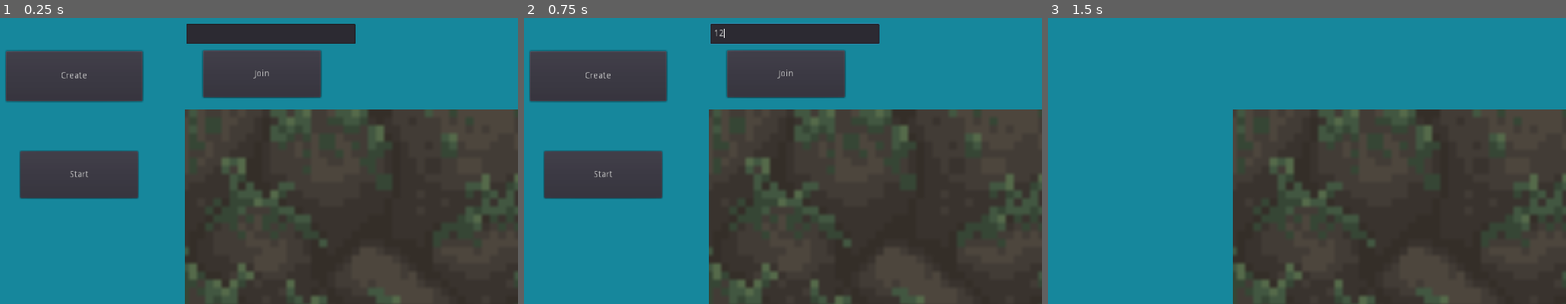
Above: before the commit, frames 1-3 (left to right).
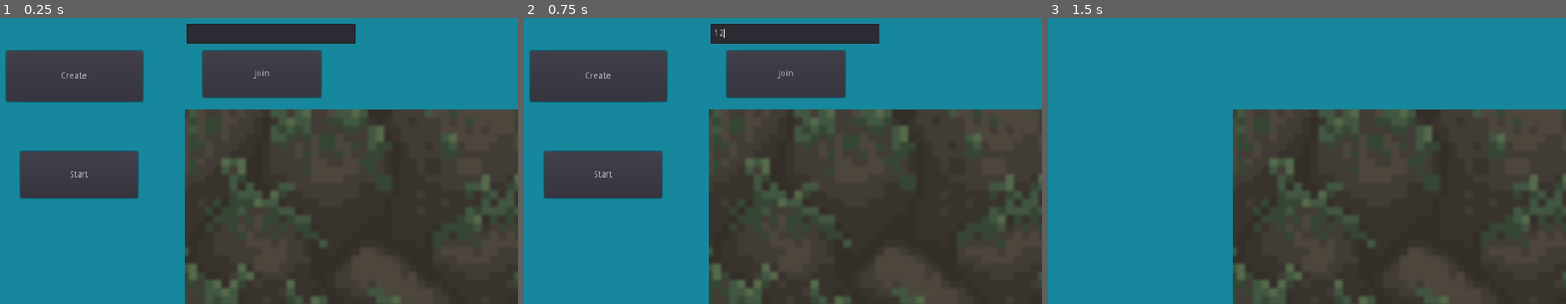
Above: after the commit, the same moments.

Repository: daniel-gmk/Project-WAS
Game: Godot game, scene res://root.tscn
The game is run twice, just before and just after one commit, with the same random seed, the same clock (stepped at 60 frames per second) and the same inputs.
Inputs (mouse positions are in pixels of both pictures, inside the frame that each line leads up to):
- Up to frame 1 (0.25 s): no input
- Up to frame 2 (0.75 s): click (793, 35) at 0.52 s; type "12" at 0.6 s
- Up to frame 3 (1.5 s): click "Start" at 1.25 s

The runs differ from the first frame. In frame 1, 0.3% of the frame differs, in the area x 1-62%, y 8-57%; in frame 2, 0.4%, in the area x 1-69%, y 2-57%; in frame 3, less than 0.1%.

Commit message:
Still getting flickering errors but changed gravity and zoom of camera

Diff:
--- a/PlayerCamera.gd
+++ b/PlayerCamera.gd
@@ -70,7 +70,7 @@
 		if event.button_index == BUTTON_WHEEL_UP:
 			new_zoom = zoom.linear_interpolate(Vector2(0.5, 0.5), 0.2)
 		elif event.button_index == BUTTON_WHEEL_DOWN:
-			new_zoom = zoom.linear_interpolate(Vector2(2,2), 0.2)
+			new_zoom = zoom.linear_interpolate(Vector2(1,1), 0.2)
 
 		if (new_zoom != Vector2.ZERO):
 			get_tree().set_input_as_handled()
--- a/Server.gd
+++ b/Server.gd
@@ -11,7 +11,6 @@
 	# Don't show any GUI elements to the server
 	if get_tree().is_network_server():
 		# Set camera focus to player
-		print("server-camera")
 		$ServerCamera.control = true
 		var camera = $ServerCamera
 		camera.root = self
--- a/playerPhysicsBody.gd
+++ b/playerPhysicsBody.gd
@@ -18,7 +18,6 @@
 # Vector tracking player movement speed
 var _speed = 250
 # Vector tracking current gravity on player
-var gravitydefault = Vector2(0, 3600)
 var gravity = Vector2(0, 1800)
 # Vector tracking player movement/velocity
 var _velocity : Vector2 = Vector2.ZERO
@@ -120,7 +119,7 @@
 
 remote func resetPositionRPC():
 	position = Vector2(0,0)
-	rpc_unreliable("update_state",transform, _velocity, $InputManager.movement_counter, jumping, snap, gravity, jumpReleased)
+	rpc_unreliable("update_state",transform, _velocity, $InputManager.movement_counter, jumping, snap, jumpReleased)
 
 # Execute upon input (so far jump and shoot)
 func _input(event):
@@ -176,7 +175,6 @@
 
 func jumpPressedPlayer():
 	snap = Vector2()
-	gravity = Vector2(0, 1800)
 	_velocity.y = -JUMP_FORCE
 	peakHeight = position.y
 	jumping = true
@@ -216,14 +214,13 @@
 				if jumping:
 					jumping = false
 					snap = Vector2(0, 16)
-					gravity = gravitydefault
 				if airTime:
 					airTime = false
 					if ((position.y - peakHeight) > fallDamageHeight):
 						# Check fall height and send data to server node to determine damage dealt
 						get_node("/root/").get_node("1").calculateFallDamageServer(position.y - peakHeight, fallDamageHeight, fallDamageRate, str(get_parent().get_parent().name))
 
-			rpc_unreliable("update_state",transform, _velocity, $InputManager.movement_counter, jumping, snap, gravity, jumpReleased)
+			rpc_unreliable("update_state",transform, _velocity, $InputManager.movement_counter, jumping, snap, jumpReleased)
 
 		else:
 			# Client code
@@ -300,7 +297,7 @@
 	var weight = clamp(pow(2,dist/4)*scale_factor,0.0,1.0)
 	transform.origin = old_transform.origin.linear_interpolate(transform.origin,weight)
 
-puppet func update_state(t, velocity, ack, jumpingRPC, snapRPC, gravityRPC, jumpReleasedRPC):
+puppet func update_state(t, velocity, ack, jumpingRPC, snapRPC, jumpReleasedRPC):
 	self.remote_transform = t
 	self.remote_vel = velocity
 	self.ack = ack
@@ -311,7 +308,6 @@
 		$Sprite.flip_h = true
 	jumping = jumpingRPC
 	snap = snapRPC
-	gravity = gravityRPC
 	jumpReleased = jumpReleasedRPC
 
 
--- a/project.godot
+++ b/project.godot
@@ -126,5 +126,6 @@
 
 quality/intended_usage/framebuffer_allocation=0
 quality/intended_usage/framebuffer_allocation.mobile=0
+quality/2d/use_pixel_snap=true
 environment/default_clear_color=Color( 0.0862745, 0.529412, 0.611765, 1 )
 environment/default_environment="res://default_env.tres"
